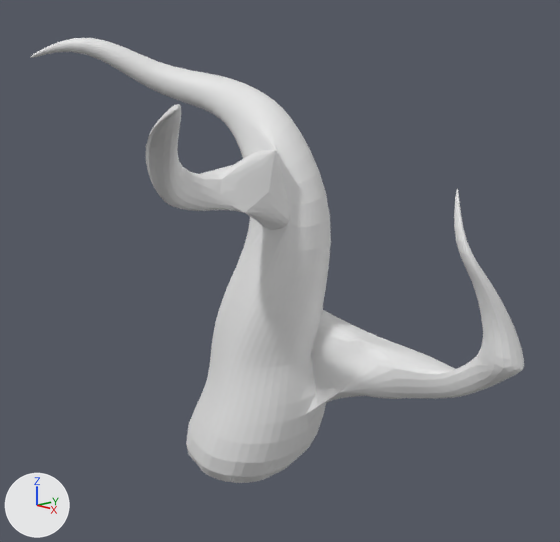
Renders of the Blender file assets_src/dead_tree.blend from each side of a commit.
Both versions are drawn from a 50 mm camera at (7.34, -5.93, 4.86) aimed at (1.11, -0.23, 2.86). Arrows for +X, +Y and +Z are at lower left; the lights stay in place. The same objects are shown in both versions, whatever each file hides.

The older version as bpy lines, for what is in view:
```python
me_cylinder = bpy.data.meshes.new('Cylinder')
me_cylinder.from_pydata(...)  # 200 vertices, 205 faces; spans x -2.35..3.61, y -2.72..1.16, z 0.0..5.6
ob_cylinder = bpy.data.objects.new('Cylinder', me_cylinder)
ob_cylinder.location = (0.0, 0.0, 0.0)
_m = ob_cylinder.modifiers.new('Subdivision', 'SUBSURF')
```
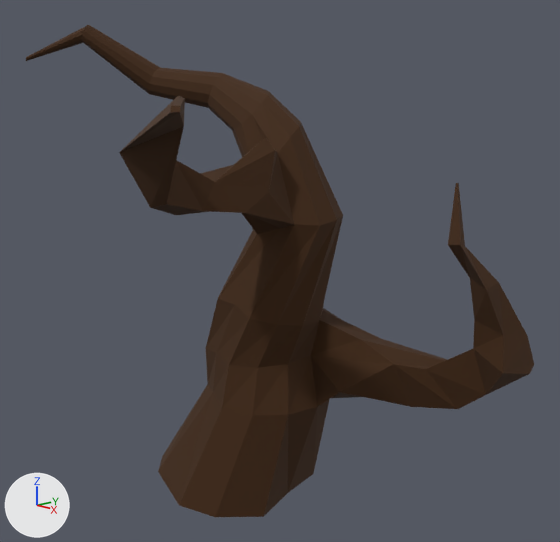
Changed parts and their boxes [x1, y1, x2, y2] in the pictures (560 x 542 px):
'Cylinder', recoloured, modifiers changed (grey to brown, 11% taller): before [30, 38, 524, 483]; after [26, 25, 534, 517]

What the commit changed:
Material 'tree' (mat_tree) is new.
Its base color is (0.0509, 0.0164, 0.0) (brown #402300).
Its metallic is 0.0731.
Its roughness is 0.885.
me_cylinder has 200 vertices, 205 faces and spans x -2.35..3.61, y -2.72..1.16, z 0.0..5.6.
me_cylinder now uses material mat_tree (brown #402300).
Object 'Cylinder' (ob_cylinder) loses its SUBSURF modifier named 'Subdivision'.
